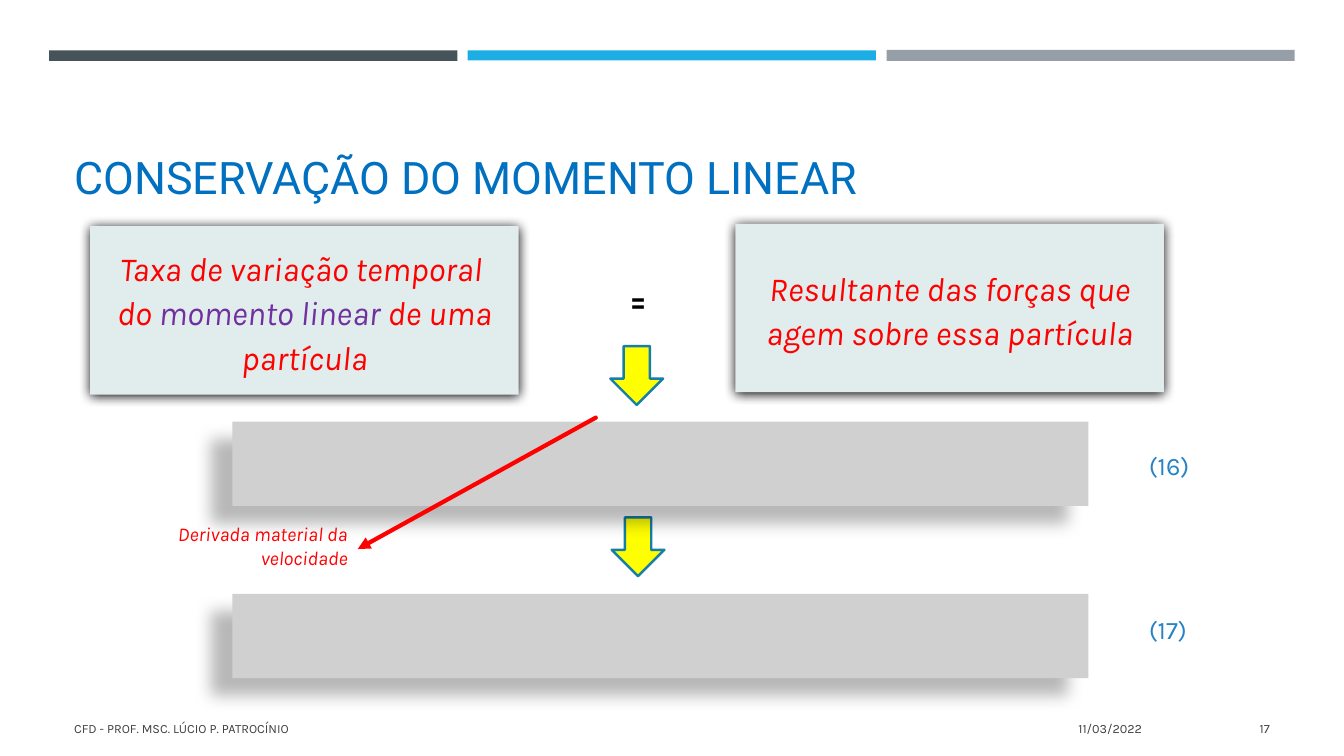
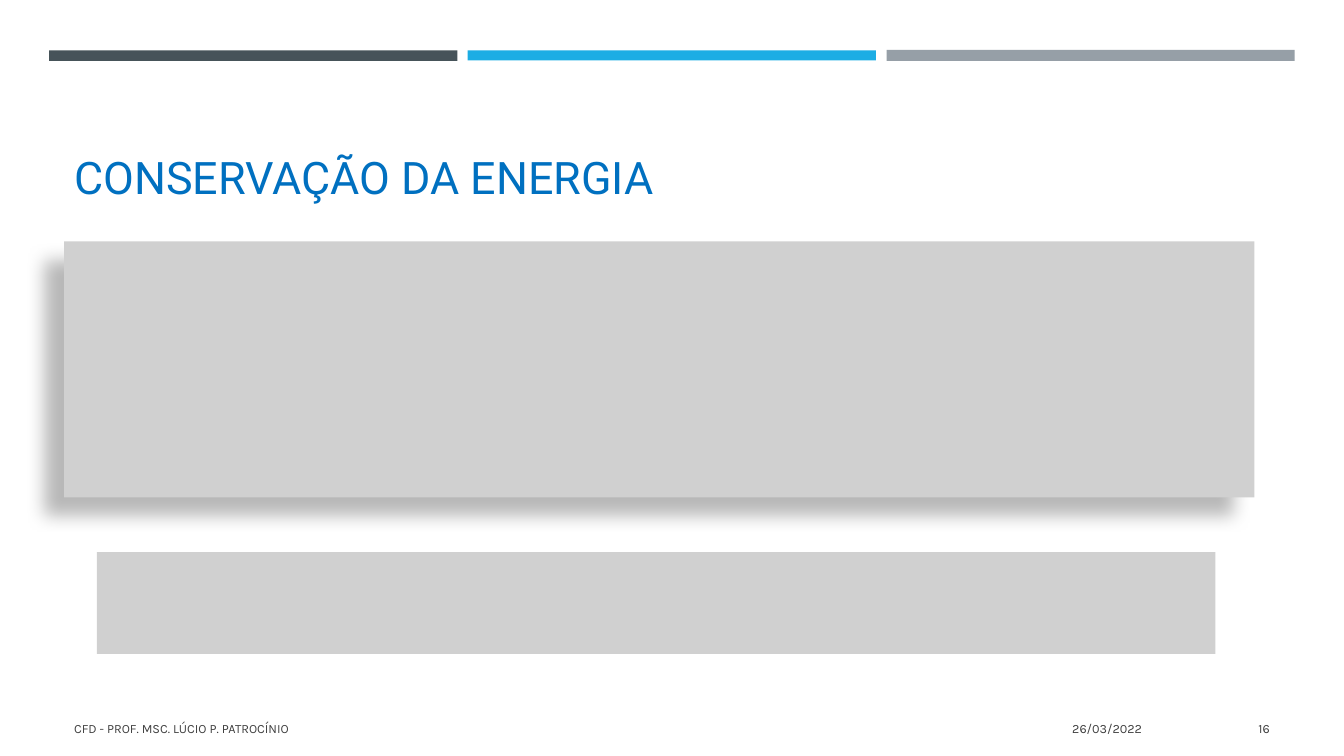
Before and after one commit to LPATROCINIO1969/CFD, a slide deck: slide 16 of apresentações/AP20220312.pptx (slide 17 before the commit). Drawn at 1344x756 pixels with LibreOffice and Linux fonts; fonts in the diff are those of the drawing; grey boxes stand for pictures. Boxes give left, top, right and bottom in pixels: in the first picture for what was removed or moved away, otherwise in the second. Text is boxed around its words. In the diff, an @@ line names an element or a change of style, - is before the commit and + after.

```diff
--- a/apresentações/AP20220312.pptx
+++ b/apresentações/AP20220312.pptx
@@ title at (x1=74, y1=154, x2=654, y2=204): text changed @@
-CONSERVAÇÃO DO MOMENTO LINEAR
+CONSERVAÇÃO DA ENERGIA
@@ rectangle removed at (x1=91, y1=226, x2=519, y2=394) @@
-Taxa de variação temporal do momento linear de uma partícula
@@ rectangle removed at (x1=736, y1=224, x2=1165, y2=392) @@
-Resultante das forças que agem sobre essa partícula
@@ picture added at (x1=65, y1=242, x2=1255, y2=498) @@
@@ text removed at (x1=596, y1=274, x2=681, y2=325) @@
-=
@@ right arrow removed at (x1=611, y1=346, x2=663, y2=404) @@
@@ arrow removed from (596, 417) to (358, 549) @@
@@ picture removed at (x1=232, y1=421, x2=1088, y2=506) @@
@@ text removed at (x1=1149, y1=457, x2=1190, y2=478) @@
-(16)
@@ text removed at (x1=178, y1=527, x2=348, y2=566) @@
-Derivada material da velocidade
@@ right arrow removed at (x1=612, y1=517, x2=664, y2=576) @@
@@ picture added at (x1=97, y1=553, x2=1216, y2=654) @@
@@ picture removed at (x1=232, y1=594, x2=1088, y2=679) @@
@@ text removed at (x1=1149, y1=621, x2=1187, y2=642) @@
-(17)
@@ text at (x1=1072, y1=724, x2=1142, y2=734): text changed @@
-11/03/2022
+26/03/2022
@@ page number at (x1=1258, y1=725, x2=1269, y2=733): text changed @@
-17
+16
```
Also in this commit, not shown: 15 other slides changed, 1 slide added, 11 slides removed, 2 other files.
